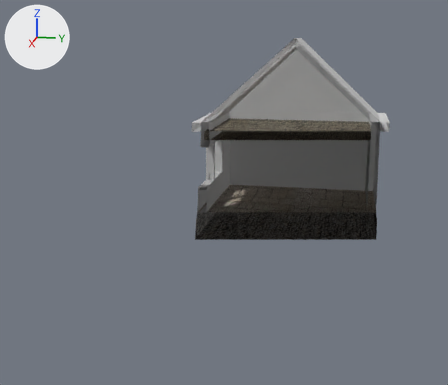
The OBJ model models/house2.obj, before and after one commit.
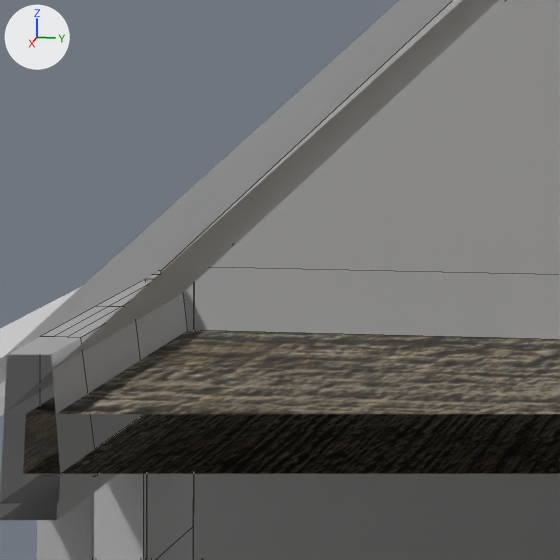
There are two pictures of each version: one whole from a camera (50 mm lens) standing at (62.0, 6.4, 22.1) and looking at (1.2, -5.8, 6.9), one close up on the part from 45% to 64% of the width and 18% to 40% of the height. The axes (+X, +Y, +Z) are drawn at upper left. The lights are the same throughout. The close-ups show mesh edges as thin lines. Everything nearer to the camera than a plane just in front of the edit is cut away. Where no turn or scale is listed for an object, it has been applied to the vertices. Vertices at the same position are counted once.

The first close-up shows 'Ceiling', 'Cube.027', 'Cube.029', 'Cube.031', 'Roof1', 'Wall1', 'Wall2'.
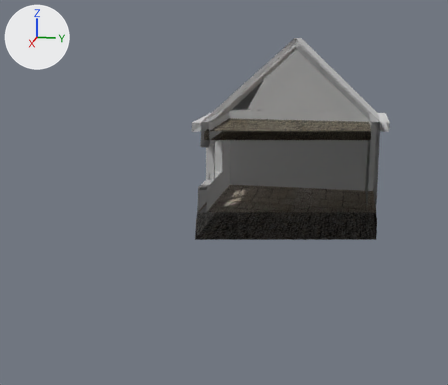
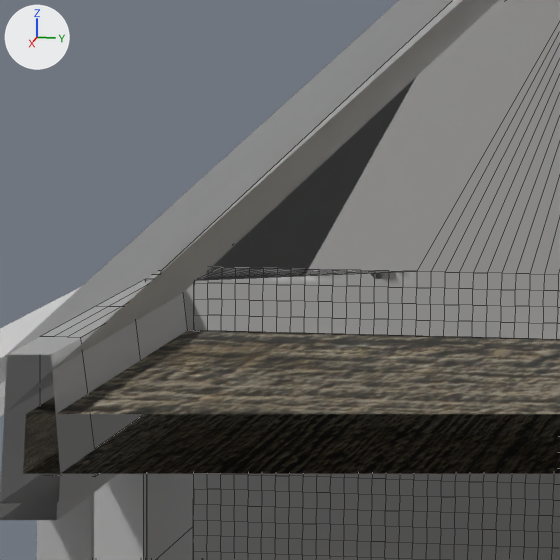
Location of each change, (x1, y1, x2, y2) in pixels of the close-ups (560 x 560 px):
part 1 of me_wall2, added
    after: (193, 0, 560, 560)

What changed in the scene script:
```text
Change me_wall2:
    used by ob_wall2; location = (0.0, 0.0, 0.0)
    remove me_wall2.from_pydata(...)  # 26 vertices, 24 faces; spans x -20.0..-19.0, y -9.0..9.0, z 3.0..21.4
    add me_wall2.from_pydata(...)  # 1111 vertices, 1174 faces; spans x -20.0..-19.0, y -9.0..9.0, z 3.0..21.4
    me_wall2 part 1: 1085 vertices added at x -19.0, y -9.0..0.0, z 3.0..13.3
```
